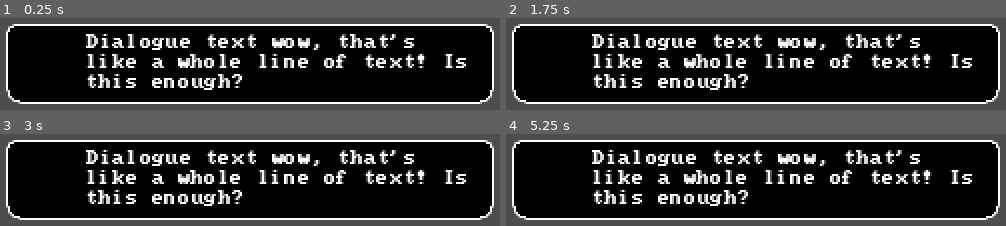
Above: before the commit, frames 1-4 (two rows, left to right).
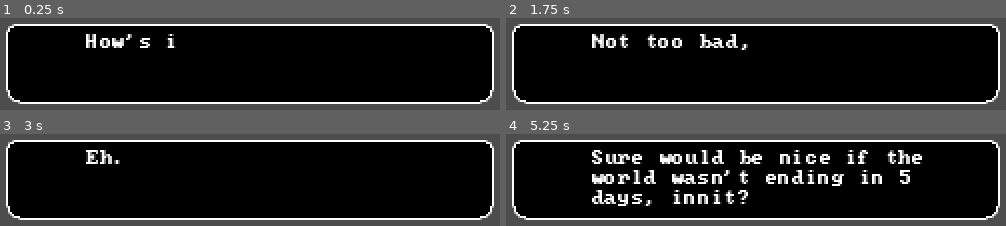
Above: after the commit, the same moments.

Repository: otherotherjosh/RhythmShooter
Game: Godot game, scene res://dialogue/dialogue_demo.tscn
Same seed, same stepped clock (60 frames per second), same inputs: the game is played once before the commit and once after it. This scene is started directly instead of the project's main scene.
Inputs (mouse positions are in pixels of both pictures, inside the frame that each line leads up to):
- Up to frame 1 (0.25 s): no input
- Up to frame 2 (1.75 s): tap Enter at 0.5 s; move the mouse to (outside the picture) at 0.52 s; click (outside the picture) at 0.67 s; tap Space at 1.25 s; drag from (outside the picture) to (outside the picture) at 1.27 s
- Up to frame 3 (3 s): move the mouse to (315, 216) at 2.02 s; click (315, 216) at 2.17 s; tap Enter at 2.75 s; drag from (outside the picture) to (outside the picture) at 2.77 s
- Up to frame 4 (5.25 s): move the mouse to (outside the picture) at 3.52 s; click (outside the picture) at 3.67 s; tap Space at 4.25 s; drag from (outside the picture) to (661, 205) at 4.27 s; move the mouse to (outside the picture) at 5.02 s; click (outside the picture) at 5.17 s

The runs differ from the first frame. In frame 1, 11% of the frame differs, in the area x 17-94%, y 17-79%; in frame 2, 11%; in frame 3, 11%; in frame 4, 13%.

Commit message:
feat: add skippable run on text

Diff:
--- /dev/null
+++ b/dialogue/dialogue_box.gd
@@ -0,0 +1,50 @@
+class_name DialogueBox extends NinePatchRect
+
+
+enum State {
+	IDLE,
+	TYPING,
+	TYPED,
+}
+
+var state: State
+var dialogue_script: DialogueScript
+var line: int
+var skip_pressed: bool
+
+@onready var text: RichTextLabel = $HBoxContainer/Text
+
+
+func _ready() -> void:
+	TouchInputManager.screen_touch_pressed.connect(_on_screen_touch_pressed)
+
+
+func play_dialogue() -> void:
+	if not dialogue_script:
+		state = State.IDLE
+		return
+	line = 0
+	while line < dialogue_script.lines.size():
+		await play_dialogue_line()
+		line += 1
+
+
+func play_dialogue_line() -> void:
+	state = State.TYPING
+	text.text = dialogue_script.lines[line].text
+	text.visible_ratio = 0
+	# run text
+	while text.visible_ratio < 1:
+		text.visible_ratio += get_process_delta_time()
+		if skip_pressed:
+			skip_pressed = false
+			text.visible_ratio = 1
+		await get_tree().process_frame
+	# await input
+	while not skip_pressed:
+		await get_tree().process_frame
+	skip_pressed = false
+
+
+func _on_screen_touch_pressed(_position) -> void:
+	skip_pressed = true
--- a/dialogue/dialogue_demo.gd
+++ b/dialogue/dialogue_demo.gd
@@ -3,4 +3,10 @@
 
 @export var dialogue_script: DialogueScript
 
-@onready var dialogue_box: NinePatchRect = $CanvasLayer/DialogueBox
+@onready var dialogue_box: DialogueBox = $CanvasLayer/DialogueBox
+
+
+func _ready() -> void:
+	# TEST
+	dialogue_box.dialogue_script = dialogue_script
+	dialogue_box.play_dialogue()
--- a/dialogue/dialogue_demo.tscn
+++ b/dialogue/dialogue_demo.tscn
@@ -1,12 +1,57 @@
-[gd_scene load_steps=4 format=3 uid="uid://dghc3nnkvblxv"]
+[gd_scene load_steps=13 format=3 uid="uid://dghc3nnkvblxv"]
 
 [ext_resource type="Texture2D" uid="uid://sd2dg32cy3n3" path="res://dialogue/sprites/dialogue_box.png" id="1_betk2"]
 [ext_resource type="Script" uid="uid://h46niy0m5ocd" path="res://dialogue/dialogue_demo.gd" id="1_yehy3"]
+[ext_resource type="Script" uid="uid://1d2ascelhlvp" path="res://dialogue/dialogue.gd" id="2_fs4ya"]
 [ext_resource type="Theme" uid="uid://baewaw0lv5rm3" path="res://dialogue/font/dialogue_text_theme.tres" id="2_jve0f"]
+[ext_resource type="Script" uid="uid://dpgob7rxahkoi" path="res://dialogue/dialogue_script.gd" id="3_ygcrb"]
+[ext_resource type="Script" uid="uid://c3nuglw2oglmv" path="res://dialogue/dialogue_box.gd" id="5_uhulx"]
+
+[sub_resource type="Resource" id="Resource_uhulx"]
+script = ExtResource("2_fs4ya")
+character = 1
+emotion = 0
+text = "How's it going there, player?"
+metadata/_custom_type_script = "uid://1d2ascelhlvp"
+
+[sub_resource type="Resource" id="Resource_wtd3c"]
+script = ExtResource("2_fs4ya")
+character = 0
+emotion = 0
+text = "Not too bad, how about yourself?"
+metadata/_custom_type_script = "uid://1d2ascelhlvp"
+
+[sub_resource type="Resource" id="Resource_5n4cd"]
+script = ExtResource("2_fs4ya")
+character = 1
+emotion = 0
+text = "Eh. Could be better."
+metadata/_custom_type_script = "uid://1d2ascelhlvp"
+
+[sub_resource type="Resource" id="Resource_fo4cy"]
+script = ExtResource("2_fs4ya")
+character = 1
+emotion = 0
+text = "Sure would be nice if the world wasn't ending in 5 days, innit?"
+metadata/_custom_type_script = "uid://1d2ascelhlvp"
+
+[sub_resource type="Resource" id="Resource_shk8i"]
+script = ExtResource("2_fs4ya")
+character = 0
+emotion = 0
+text = "Yeah, I feel ya there, chief. Pretty stinky if I do say so myself."
+metadata/_custom_type_script = "uid://1d2ascelhlvp"
+
+[sub_resource type="Resource" id="Resource_rylip"]
+script = ExtResource("3_ygcrb")
+lines = Array[ExtResource("2_fs4ya")]([SubResource("Resource_uhulx"), SubResource("Resource_wtd3c"), SubResource("Resource_5n4cd"), SubResource("Resource_fo4cy"), SubResource("Resource_shk8i")])
+timing = 0
+metadata/_custom_type_script = "uid://dpgob7rxahkoi"
 
 [node name="DialogueDemo" type="Node2D"]
 texture_filter = 1
 script = ExtResource("1_yehy3")
+dialogue_script = SubResource("Resource_rylip")
 
 [node name="CanvasLayer" type="CanvasLayer" parent="."]
 
@@ -25,6 +70,7 @@
 patch_margin_top = 5
 patch_margin_right = 7
 patch_margin_bottom = 7
+script = ExtResource("5_uhulx")
 
 [node name="HBoxContainer" type="HBoxContainer" parent="CanvasLayer/DialogueBox"]
 layout_mode = 1
@@ -44,7 +90,7 @@
 size_flags_horizontal = 4
 size_flags_vertical = 4
 
-[node name="RichTextLabel" type="RichTextLabel" parent="CanvasLayer/DialogueBox/HBoxContainer"]
+[node name="Text" type="RichTextLabel" parent="CanvasLayer/DialogueBox/HBoxContainer"]
 custom_minimum_size = Vector2(199, 30)
 layout_mode = 2
 size_flags_horizontal = 4
Not shown, added: dialogue/dialogue_box.gd.uid
